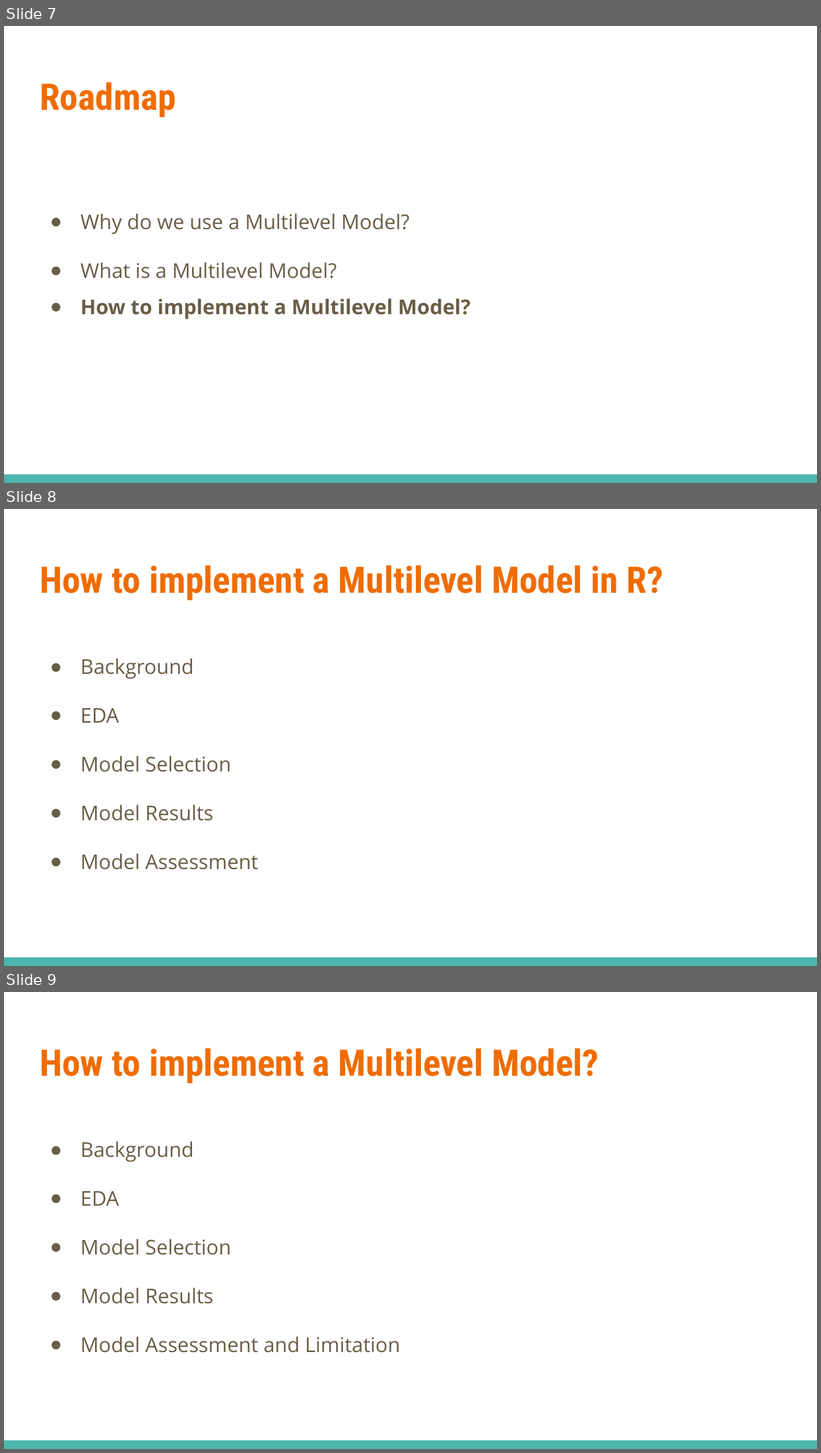
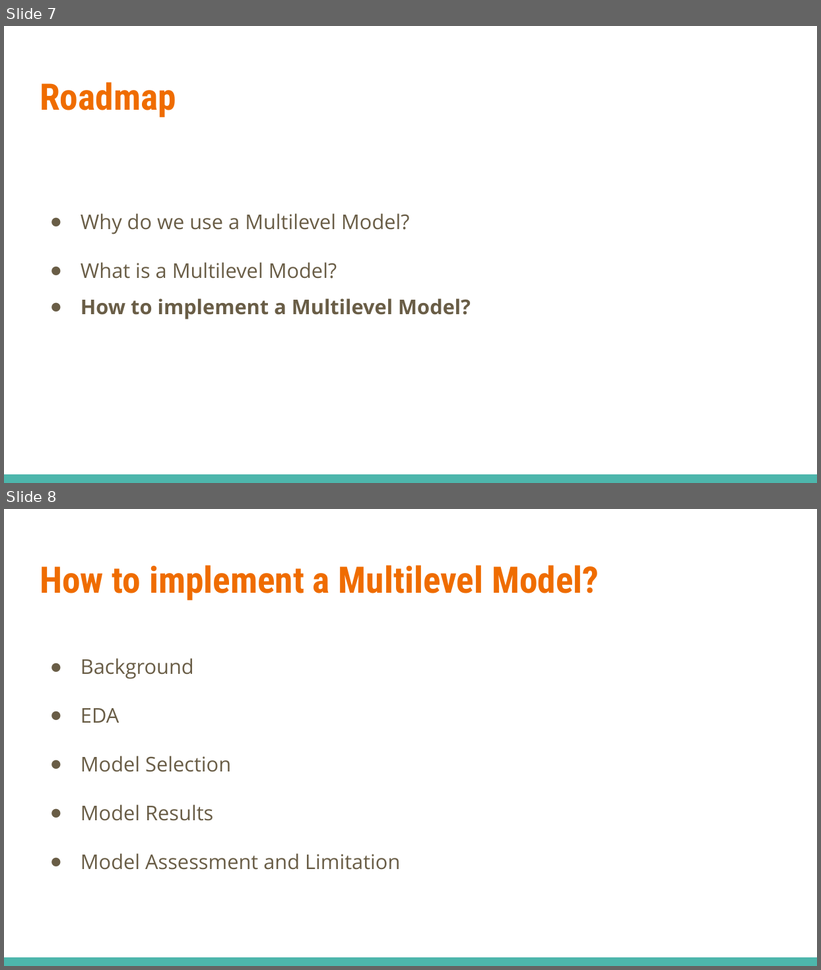
Before and after one commit to GaojiaXu/STA610-hw4, a slide deck: hierarchical model mini lecture.pptx. Shown one above the other, each under a label of ours: slides 7, 8 and 9 before the commit, slides 7 and 8 after it. The pictures are 821x1453 and 821x970 pixels, drawn with LibreOffice and Linux fonts; fonts in the diff are those of the drawing. Boxes give left, top, right and bottom in pixels: in the first picture for what was removed or moved away, otherwise in the second. Text is boxed around its words. In the diff, an @@ line names an element or a change of style, - is before the commit and + after.

```diff
--- a/hierarchical model mini lecture.pptx
+++ b/hierarchical model mini lecture.pptx
@@ slide 8 removed at (x1=4, y1=509, x2=817, y2=966), background #FFFFFF; not listed: 1 template element that a slide beside it also shows @@
@@ title removed at (x1=40, y1=565, x2=663, y2=601) @@
-How to implement a Multilevel Model in R?
@@ text removed at (x1=81, y1=658, x2=258, y2=870) @@
-● Background
-● EDA
-● Model Selection
-● Model Results
-● Model Assessment
@@ what was slide 9 is now slide 8 @@
```
Also in this commit, not shown: 2 slides changed, 1 other slide removed.
